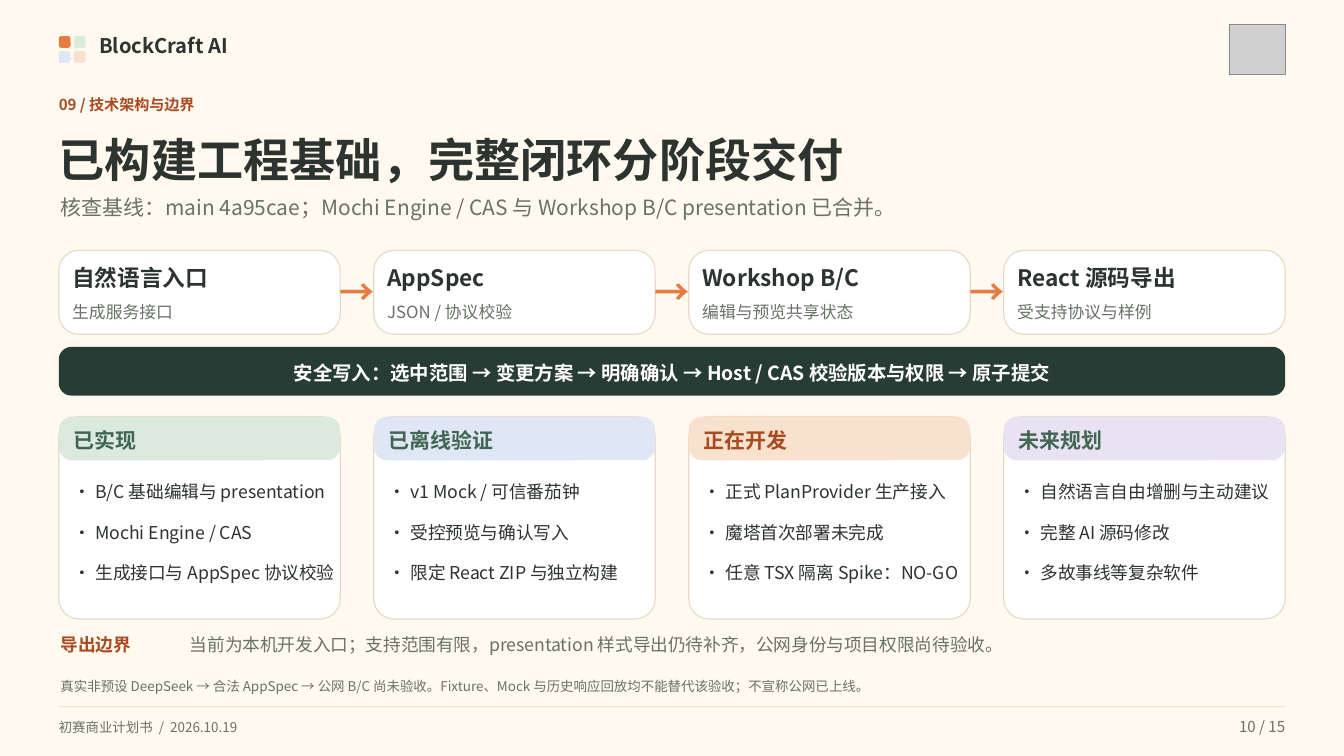
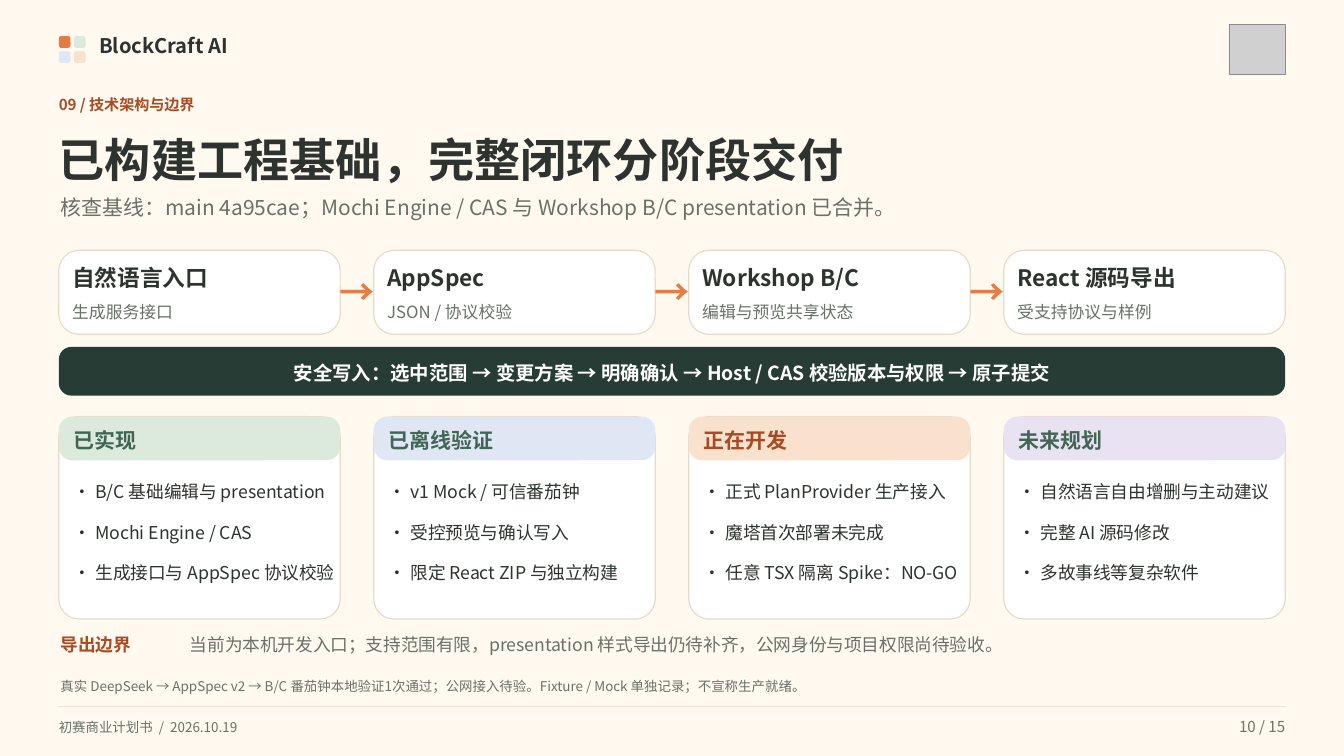
Before and after one commit to Nanmuxxx/BlockCraft-AI, a slide deck: slide 10 of competition-delivery-20261020/bp-reconcile-0128/candidate/BlockCraftAI_BP_Reconciled_Candidate.pptx. Drawn at 1344x756 pixels with LibreOffice and Linux fonts; fonts in the diff are those of the drawing; grey boxes stand for pictures. Boxes give left, top, right and bottom in pixels: in the first picture for what was removed or moved away, otherwise in the second. Text is boxed around its words. In the diff, an @@ line names an element or a change of style, - is before the commit and + after.

Commit message:
docs(bp): reflect one verified local real DeepSeek AppSpec pomodoro run

```diff
--- a/competition-delivery-20261020/bp-reconcile-0128/candidate/BlockCraftAI_BP_Reconciled_Candidate.pptx
+++ b/competition-delivery-20261020/bp-reconcile-0128/candidate/BlockCraftAI_BP_Reconciled_Candidate.pptx
@@ text at bbox=[60, 680, 806, 694]: text changed @@
-真实非预设 DeepSeek → 合法 AppSpec → 公网 B/C 尚未验收。Fixture、Mock 与历史响应回放均不能替代该验收；不宣称公网已上线。
+真实 DeepSeek → AppSpec v2 → B/C 番茄钟本地验证1次通过；公网接入待验。Fixture / Mock 单独记录；不宣称生产就绪。
```
Also in this commit, not shown: 4 other slides changed, 6 other files.
